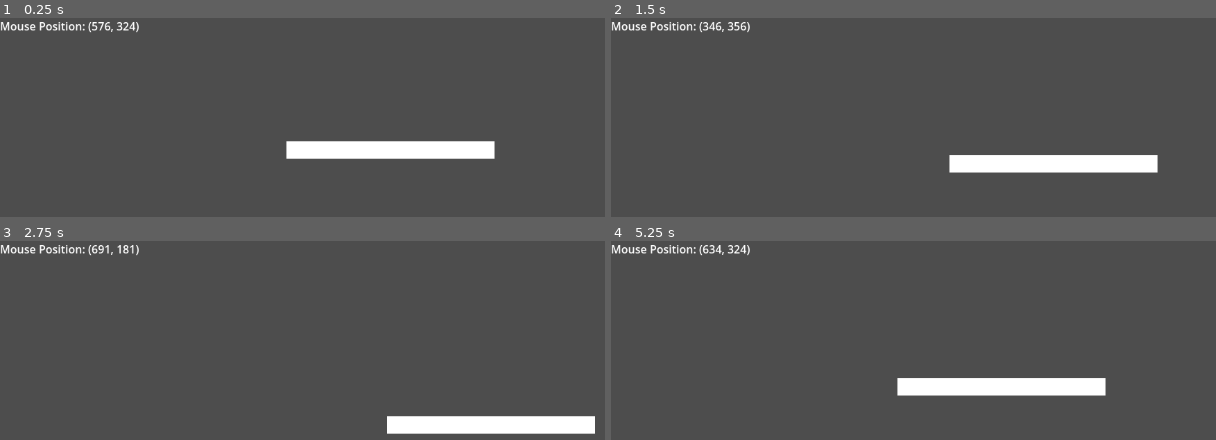
Above: before the commit, frames 1-4 (two rows, left to right).
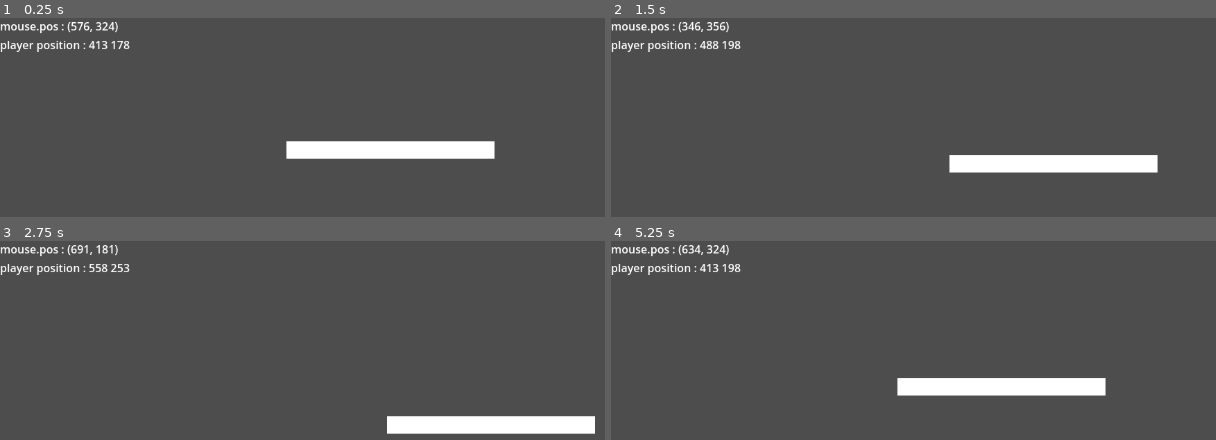
Above: after the commit, the same moments.

Repository: Nockiest/organization-game
Game: Godot game, scene res://scenes/gameLoop/gameLoop.tscn
The game is run twice, just before and just after one commit, with the same random seed, the same clock (stepped at 60 frames per second) and the same inputs. Before the commit the project starts from res://scenes/gameLoop.tscn.
Inputs (mouse positions are in pixels of both pictures, inside the frame that each line leads up to):
- Up to frame 1 (0.25 s): no input
- Up to frame 2 (1.5 s): tap Enter at 0.5 s; move the mouse to (outside the picture) at 0.52 s; hold D (move_right) 0.53-1.28 s; move the mouse to (outside the picture) at 1.27 s; hold S (move_down) from 1.28 s (still down)
- Up to frame 3 (2.75 s): move the mouse to (477, 366) at 2.02 s; release S (move_down) at 2.03 s; hold D (move_right) from 2.03 s (still down)
- Up to frame 4 (5.25 s): move the mouse to (outside the picture) at 2.77 s; release D (move_right) at 2.78 s; hold W (move_up) 2.78-3.53 s; move the mouse to (outside the picture) at 3.52 s; hold Left (move_left) 3.53-5.03 s; move the mouse to (768, 398) at 4.27 s; move the mouse to (outside the picture) at 5.02 s; hold S (move_down) from 5.03 s (still down)

The runs differ from the first frame. In frame 1, 1.0% of the frame differs, in the area x 0-23%, y 2-18%; in frame 2, 1.1%; in frame 3, 1.0%; in frame 4, 1.1%.

Commit message:
created a great debugger

Diff:
--- /dev/null
+++ b/global/debugFc.tscn
@@ -0,0 +1,3 @@
+[gd_scene format=3 uid="uid://d0202x0euwfnt"]
+
+[node name="debugFc" type="Node2D"]
--- a/modules/Mdebug/Mdebug.gd
+++ b/modules/Mdebug/Mdebug.gd
@@ -1,13 +1,22 @@
 class_name DebugWindow
 extends CanvasLayer
 
-# Exported debug values
-@export var num_labels: int = 1
+func find_glob_pos():
+	return str(get_viewport().get_mouse_position())
+
+
+
 @onready var vbox_container = $VBoxContainer
+
+@export var debug_label_setter_values: Array = [  find_glob_pos ]
+@export var debug_label_setter_labels: Array = [  'mouse.pos' ]
+#
+#
+
 func _ready() -> void:
-
+#	debug_label_setter_values.append(find_glob_pos)
 	# Create labels based on the value of num_labels
-	for i in range(num_labels):
+	for i in debug_label_setter_values :
 		var label = Label.new()
 		# Set unique names for the labels
 		label.name = "DebugLabel_" + str(i)
@@ -16,20 +25,40 @@
 		vbox_container.add_child(label)
 
 func _process(delta: float) -> void:
-	# Update the text of each label with mouse position
-	for i in range(num_labels):
+
+	# Get the VBoxContainer node
+	var vbox_container = $VBoxContainer
+	# Update the text of each label with the tracked value
+	print( debug_label_setter_values)
+	for i in len(debug_label_setter_values) :
+		var fc  = debug_label_setter_values[i]
+		print(i, fc , fc.call())
+		var value = fc.call()
+
+		print(value)
+#		if typeof(valFc) == TYPE_FUNC:
+#		# Call the function
+#			var result = valFc()
+#			print(valFc, result)
+#		else:
+#			# If valFc is not a function, print it directly
+#			print(valFc)
+#		var index = debug_label_setter_values.find(valFc)
 		var label_name = "DebugLabel_" + str(i)
-		var label = $VBoxContainer.get_node(label_name)
-		if label:
-			label.text = "Mouse Position: " + str(get_viewport().get_mouse_position())
-func track_value(value_name: String, value: Variant) -> void:
+		var label = vbox_container.get_child(i)
+		label.text = debug_label_setter_labels[i ]+" : " +value
+		label.name = label_name
+
+func track_value(value_name: String, value ) -> void:
 	# Create a new label for the tracked value
 	var label = Label.new()
 	# Set unique names for the labels
-	label.name = "DebugLabel_" + str(num_labels)
+	label.name = "DebugLabel_" #+ str(num_labels)
 	# Set the text of the label to display the tracked value
-	label.text = value_name + ": " + str(value)
+	label.text = value_name + ": "# + str(value)
 	# Increment the number of labels
-	num_labels += 1
+#	num_labels += 1
 	# Add the label to the VBoxContainer
 	vbox_container.add_child(label)
+	debug_label_setter_values.append(value)
+	debug_label_setter_labels.append(value_name)
--- a/modules/MkeyMovement/MkeyMovement.gd
+++ b/modules/MkeyMovement/MkeyMovement.gd
@@ -8,7 +8,7 @@
 func _ready() -> void:
 	pass # Replace with function body.
 
-# Called every frame. 'delta' is the elapsed time since the previous frame.
+
 func _process(delta: float) -> void:
 	# Get the input vector based on WASD keys
 	var input_vector = Vector2.ZERO
--- a/project.godot
+++ b/project.godot
@@ -11,7 +11,7 @@
 [application]
 
 config/name="Organization"
-run/main_scene="res://scenes/gameLoop.tscn"
+run/main_scene="res://scenes/gameLoop/gameLoop.tscn"
 config/features=PackedStringArray("4.1", "Mobile")
 config/icon="res://icon.svg"
 
--- a/scenes/gameLoop.tscn
+++ /dev/null
@@ -1,23 +0,0 @@
-[gd_scene load_steps=4 format=3 uid="uid://c4uol2mdufmg8"]
-
-[ext_resource type="PackedScene" uid="uid://drd2hcnv5p3p3" path="res://entities/player/player.tscn" id="1_6lpk6"]
-[ext_resource type="PackedScene" uid="uid://bv86bhlhtfqvf" path="res://modules/Mdebug/Mdebug.tscn" id="2_rxvj2"]
-
-[sub_resource type="RectangleShape2D" id="RectangleShape2D_rokfd"]
-size = Vector2(731, 645.5)
-
-[node name="gameLoop" type="Node2D"]
-
-[node name="gameField" type="Area2D" parent="."]
-position = Vector2(195, 0)
-
-[node name="CollisionShape2D" type="CollisionShape2D" parent="gameField"]
-position = Vector2(363.5, 324)
-shape = SubResource("RectangleShape2D_rokfd")
-
-[node name="Objects" type="Node" parent="gameField"]
-
-[node name="player" parent="gameField/Objects" instance=ExtResource("1_6lpk6")]
-position = Vector2(413, 178)
-
-[node name="Mdebug" parent="." instance=ExtResource("2_rxvj2")]
--- /dev/null
+++ b/scenes/gameLoop/gameLoop.gd
@@ -0,0 +1,9 @@
+extends Node2D
+
+
+# Called when the node enters the scene tree for the first time.
+func trackPlayerPos():
+	return str(round($gameField/Objects/player.position.x )) + ' ' + str(round($gameField/Objects/player.position.y ))
+
+func _ready() -> void:
+	$Mdebug.track_value('player position',trackPlayerPos  )
--- /dev/null
+++ b/scenes/gameLoop/gameLoop.tscn
@@ -0,0 +1,25 @@
+[gd_scene load_steps=5 format=3 uid="uid://c4uol2mdufmg8"]
+
+[ext_resource type="PackedScene" uid="uid://drd2hcnv5p3p3" path="res://entities/player/player.tscn" id="1_6lpk6"]
+[ext_resource type="Script" path="res://scenes/gameLoop/gameLoop.gd" id="1_il73n"]
+[ext_resource type="PackedScene" uid="uid://bv86bhlhtfqvf" path="res://modules/Mdebug/Mdebug.tscn" id="2_rxvj2"]
+
+[sub_resource type="RectangleShape2D" id="RectangleShape2D_rokfd"]
+size = Vector2(731, 645.5)
+
+[node name="gameLoop" type="Node2D"]
+script = ExtResource("1_il73n")
+
+[node name="gameField" type="Area2D" parent="."]
+position = Vector2(195, 0)
+
+[node name="CollisionShape2D" type="CollisionShape2D" parent="gameField"]
+position = Vector2(363.5, 324)
+shape = SubResource("RectangleShape2D_rokfd")
+
+[node name="Objects" type="Node" parent="gameField"]
+
+[node name="player" parent="gameField/Objects" instance=ExtResource("1_6lpk6")]
+position = Vector2(413, 178)
+
+[node name="Mdebug" parent="." instance=ExtResource("2_rxvj2")]
Not shown, added: scenes/gameLoop/gam6E06.tmp
Not shown, added: scenes/gameLoop/gam8D09.tmp
Not shown, added: scenes/gameLoop/gamB2D7.tmp
Not shown, added: scenes/gameLoop/gamBE1B.tmp
Not shown, added: scenes/gameLoop/gamF7A7.tmp
